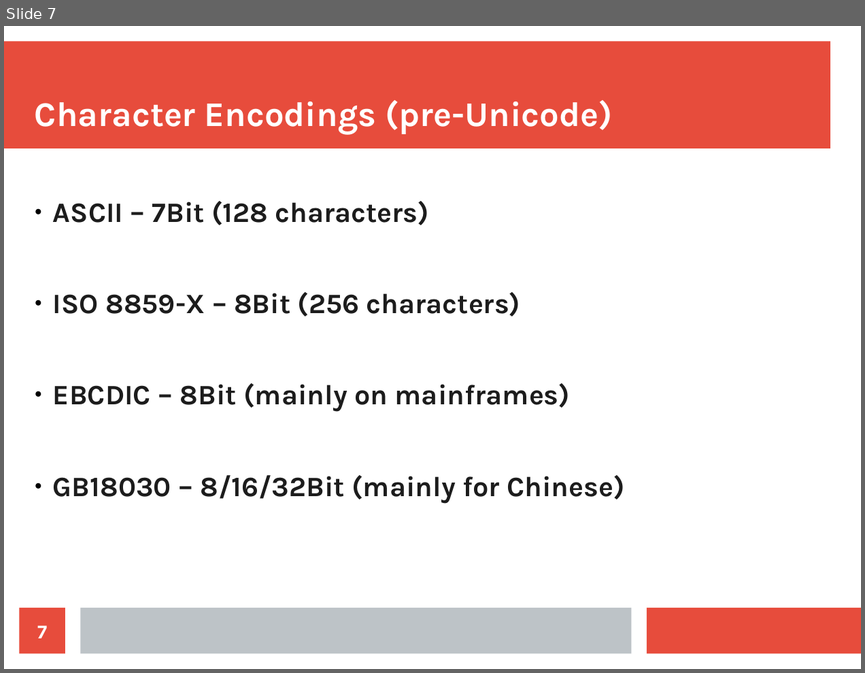
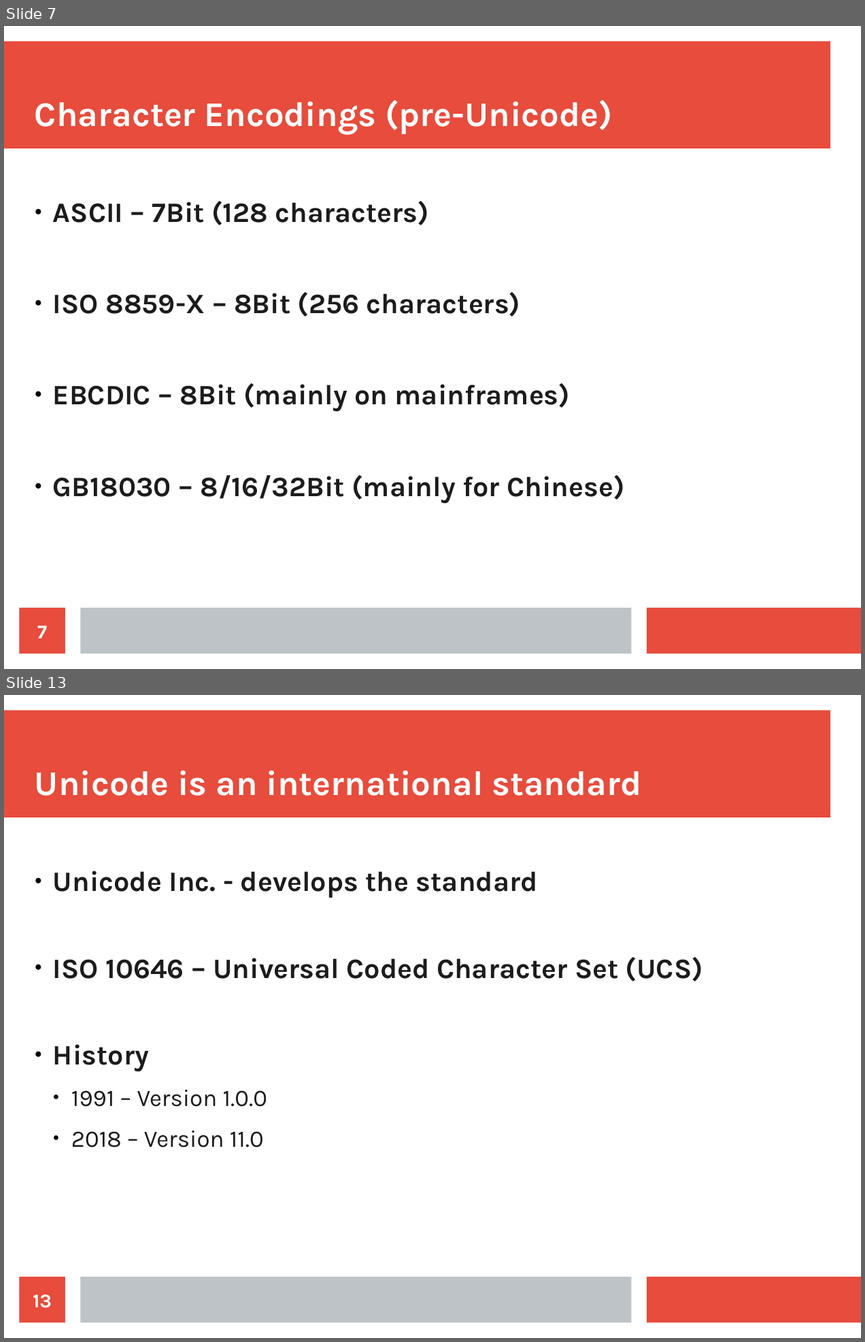
Before and after one commit to CPPUserGroups/Germany-Hamburg, a slide deck: unicode/slides.odp. Shown one above the other, each under a label of ours: slide 7 before the commit, slides 7 and 13 after it; the slides between them are not shown. The pictures are 865x673 and 865x1342 pixels, drawn with LibreOffice and Linux fonts; fonts in the diff are those of the drawing. Boxes give left, top, right and bottom in pixels: in the first picture for what was removed or moved away, otherwise in the second. Text is boxed around its words. In the diff, an @@ line names an element or a change of style, - is before the commit and + after.

```diff
--- a/unicode/slides.odp
+++ b/unicode/slides.odp
@@ slide 13 added at box(4, 695, 861, 1338), background #FFFFFF; not listed: 3 template elements that a slide beside it also shows @@
@@ title added at box(35, 770, 641, 796), 32 pt, text #FFFFFF, bold @@
+Unicode is an international standard
@@ text added at box(53, 870, 703, 1147), 26 pt, text #1C1C1C, bold @@
+● Unicode Inc. - develops the standard
+● ISO 10646 – Universal Coded Character Set (UCS)
+● History
+  ● 1991 – Version 1.0.0
+  ● 2018 – Version 11.0
@@ page number added at box(20, 1276, 65, 1323), fill #E74C3C, 18 pt, text #FFFFFF, bold @@
+13
```
Also in this commit, not shown: 5 slides changed, 7 other slides added, 1 slide removed, 2 other files.
